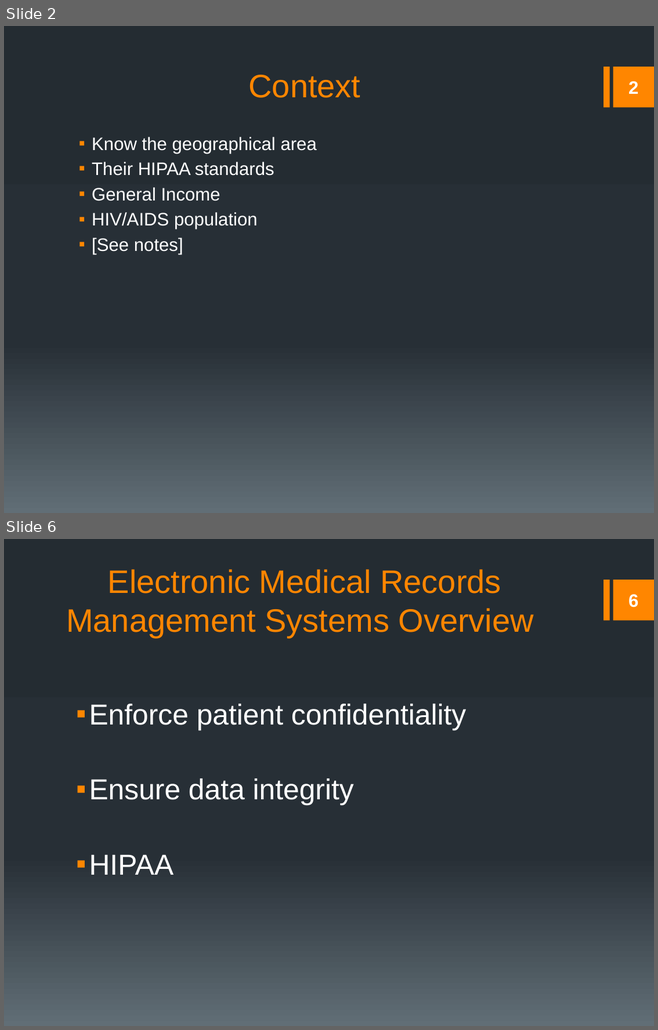
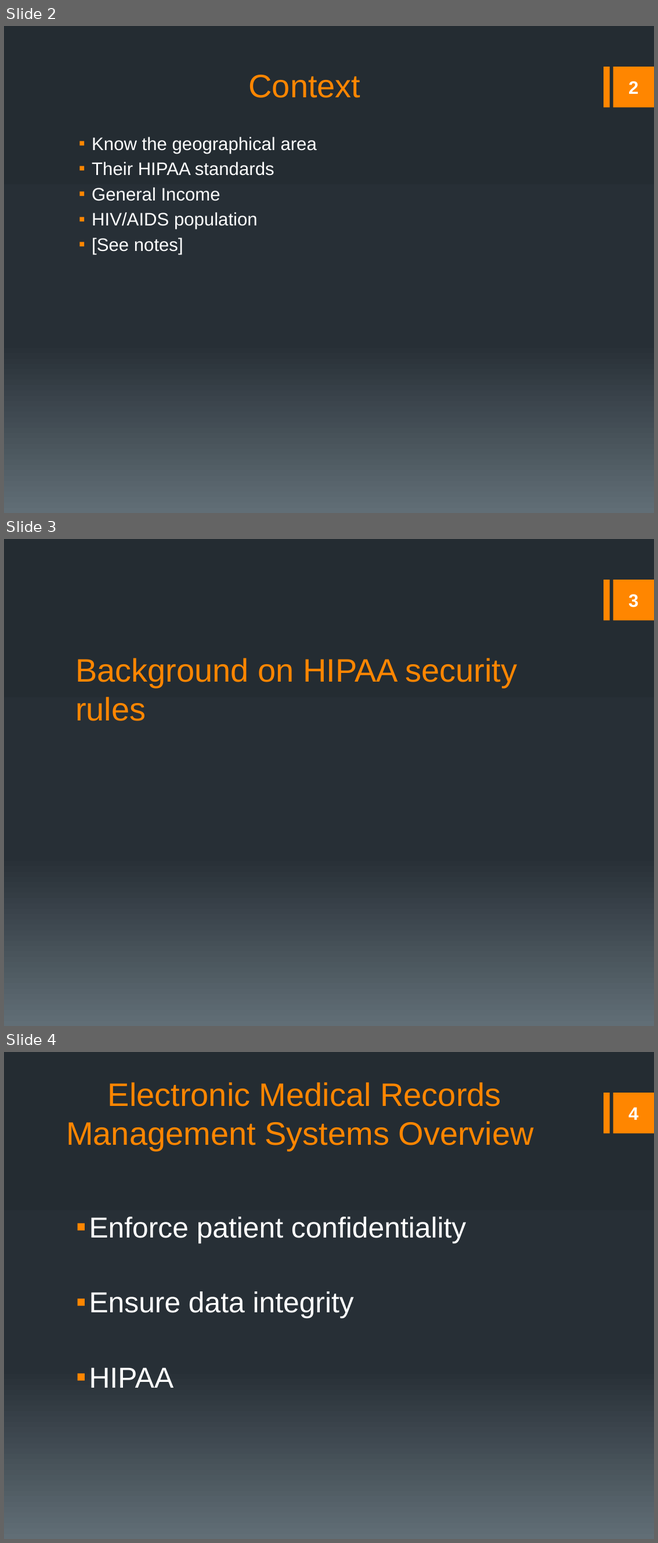
Before and after one commit to rmkane/semrs, a slide deck: Documentation/Final_Presentation.pptx. Shown one above the other, each under a label of ours: slides 2 and 6 before the commit, slides 2, 3 and 4 after it; the slides between them are not shown. The pictures are 658x1030 and 658x1543 pixels, drawn with LibreOffice and Linux fonts; fonts in the diff are those of the drawing. Boxes give left, top, right and bottom in pixels: in the first picture for what was removed or moved away, otherwise in the second. Text is boxed around its words. In the diff, an @@ line names an element or a change of style, - is before the commit and + after.

```diff
--- a/Documentation/Final_Presentation.pptx
+++ b/Documentation/Final_Presentation.pptx
@@ slide 3 added at (x1=4, y1=539, x2=654, y2=1026), background gradient #242C33 to #273037 to #636D76; not listed: 2 template elements that a slide beside it also shows @@
@@ page number added at (x1=628, y1=594, x2=638, y2=607), 20 pt, text #FFFFFF, bold @@
+3
@@ title added at (x1=75, y1=658, x2=517, y2=721), 36 pt, text #FF8600 @@
+Background on HIPAA security rules
@@ what was slide 6 is now slide 4 @@
@@ page number at (x1=628, y1=1107, x2=638, y2=1120): text changed @@
-6
+4
```
Also in this commit, not shown: 1 slide changed.
